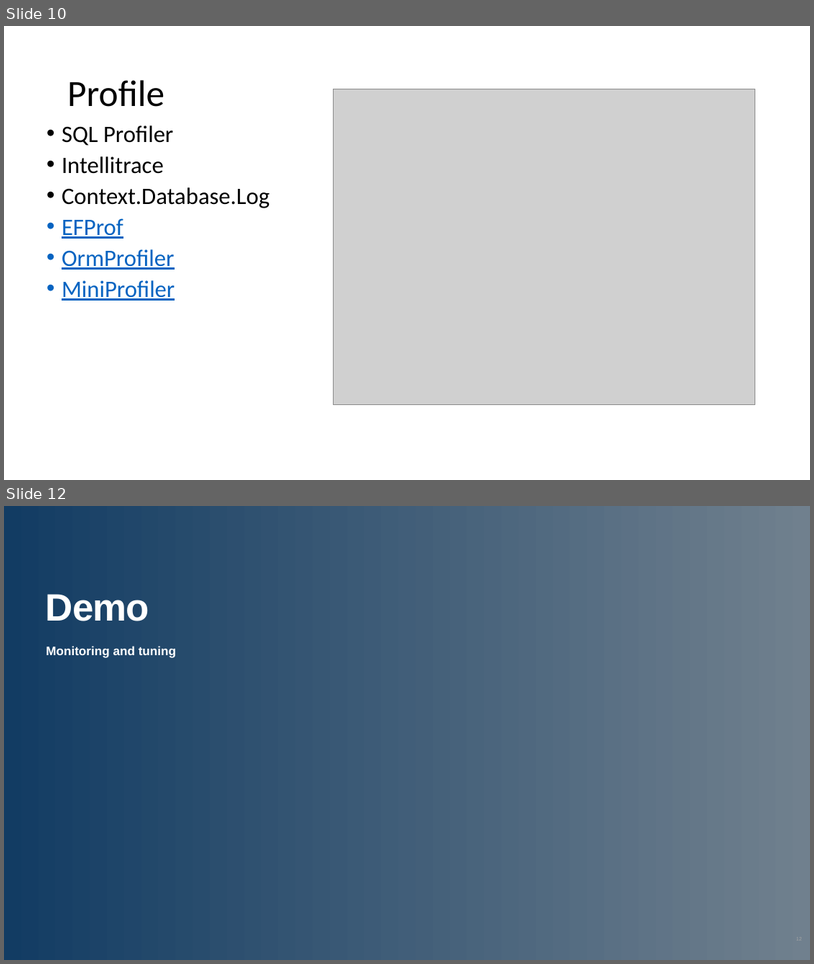
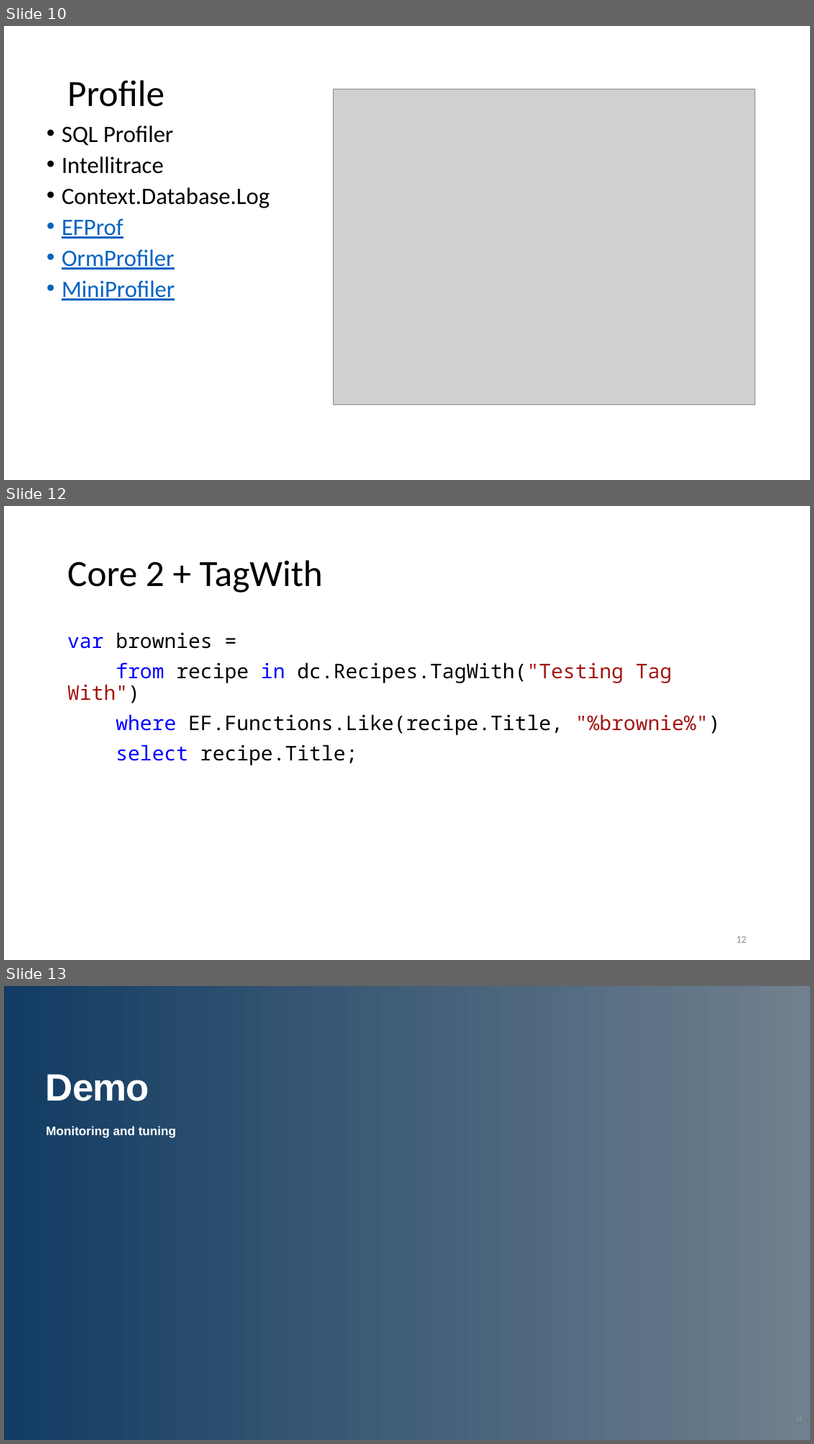
Before and after one commit to jwooley/RecipeWebApi, a slide deck: EFPerf.pptx. Shown one above the other, each under a label of ours: slides 10 and 12 before the commit, slides 10, 12 and 13 after it; the slides between them are not shown. The pictures are 814x964 and 814x1444 pixels, drawn with LibreOffice and Linux fonts; fonts in the diff are those of the drawing; grey boxes stand for pictures; background and template pictures are left out. Boxes give left, top, right and bottom in pixels: in the first picture for what was removed or moved away, otherwise in the second. Text is boxed around its words. In the diff, an @@ line names an element or a change of style, - is before the commit and + after.

Commit message:
Update to align with database used for the core projects

```diff
--- a/EFPerf.pptx
+++ b/EFPerf.pptx
@@ slide 12 added at (4,506,810,960), background #FFFFFF @@
@@ title added at (67,560,323,592), 33 pt, text #000000 @@
+Core 2 + TagWith
@@ text added at (67,632,721,765), 18 pt, text #000000 @@
+var brownies =
+from recipe in dc.Recipes.TagWith("Testing Tag With")
+where EF.Functions.Like(recipe.Title, "%brownie%")
+select recipe.Title;
@@ page number added at (737,936,747,942), 9 pt, text #8C8C8C @@
+12
@@ what was slide 12 is now slide 13 @@
```
Also in this commit, not shown: 1 slide changed, 8 other files.
